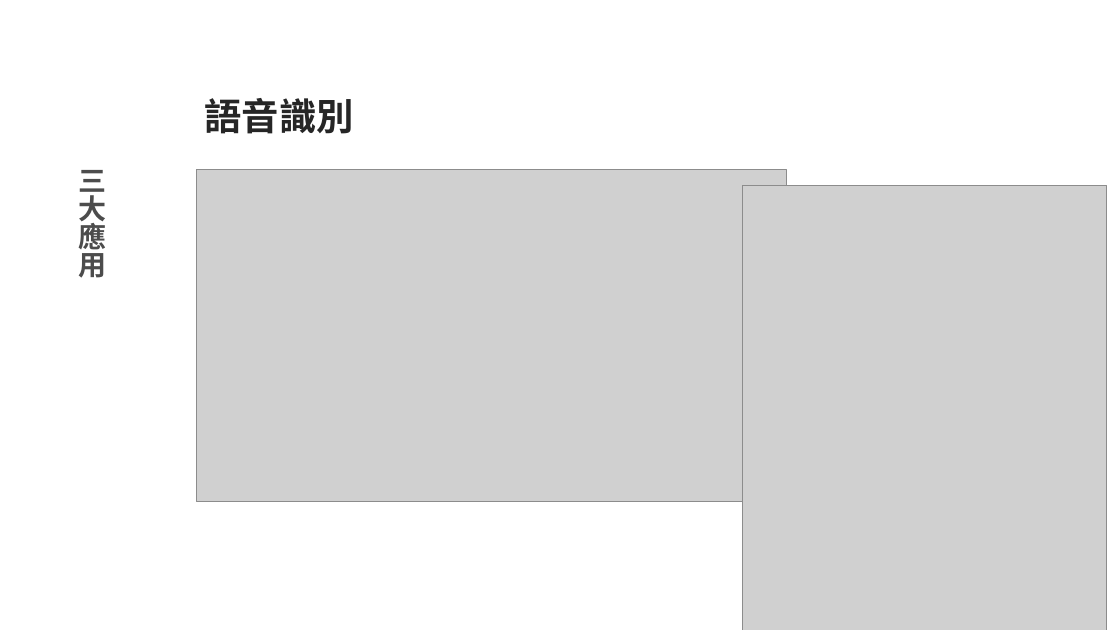
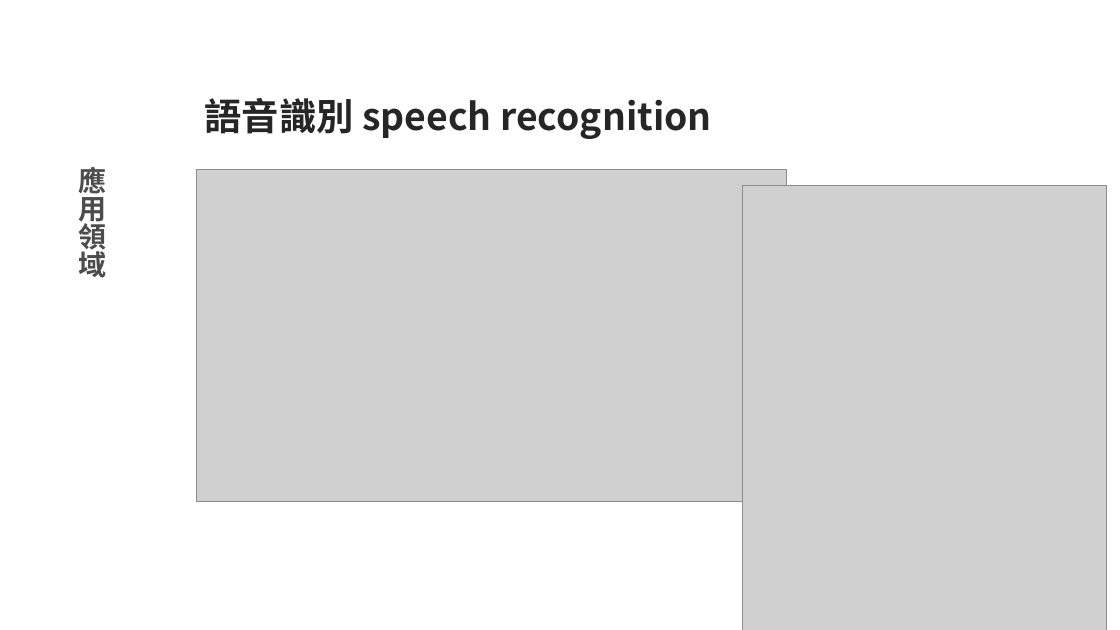
Before and after one commit to pcmsricky/chatbot, a slide deck: slide 12 of NLP2.pptx (slide 10 before the commit). Drawn at 1120x630 pixels with LibreOffice and Linux fonts; fonts in the diff are those of the drawing; grey boxes stand for pictures; background and template pictures are left out. Boxes give left, top, right and bottom in pixels: in the first picture for what was removed or moved away, otherwise in the second. Text is boxed around its words. In the diff, an @@ line names an element or a change of style, - is before the commit and + after.

```diff
--- a/NLP2.pptx
+++ b/NLP2.pptx
@@ text at <box>204,98,711,139</box>: text changed @@
-語音識別
+語音識別 speech recognition
@@ text at <box>79,163,107,278</box>: text changed @@
-三大應用
+應用領域
```
Also in this commit, not shown: 5 other slides changed, 6 slides added, 2 other files.
